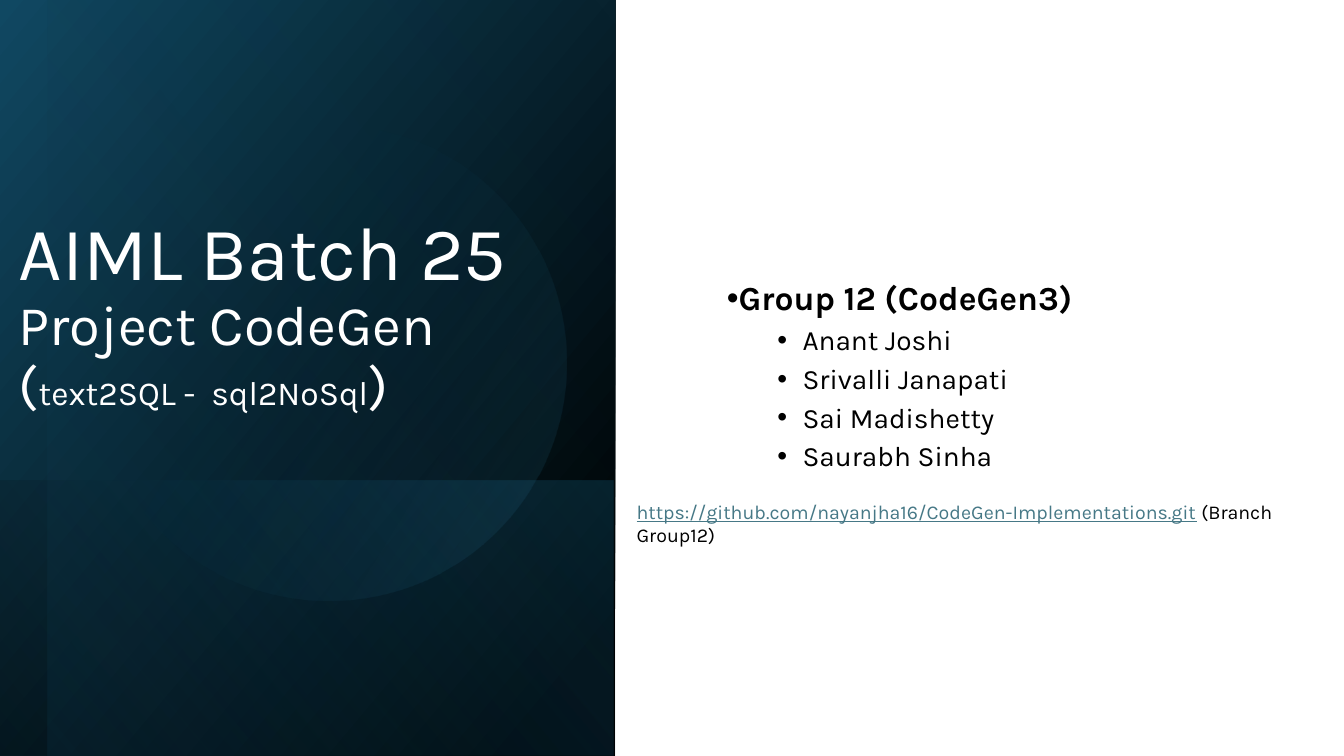
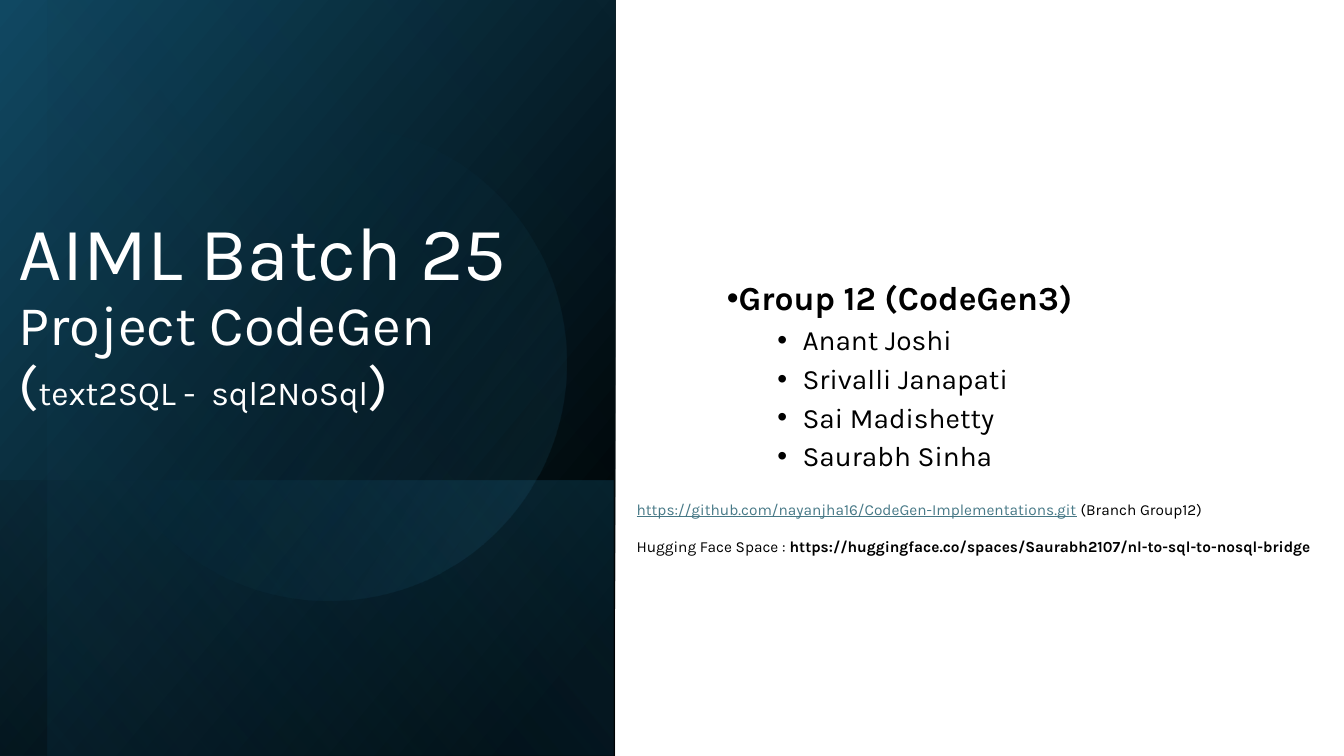
Before and after one commit to nayanjha16/CodeGen-Implementations, a slide deck: slide 1 of Group12_Project_Submission_document_CodeGen.pptx. Drawn at 1344x756 pixels with LibreOffice and Linux fonts; fonts in the diff are those of the drawing. Boxes give left, top, right and bottom in pixels: in the first picture for what was removed or moved away, otherwise in the second. Text is boxed around its words. In the diff, an @@ line names an element or a change of style, - is before the commit and + after.

```diff
--- a/Group12_Project_Submission_document_CodeGen.pptx
+++ b/Group12_Project_Submission_document_CodeGen.pptx
@@ text at (637, 503, 1202, 519): size 14 to 11 pt in "https://github.com/nayanjha16/CodeGen-Implementations.git (B ..." @@
@@ text at (637, 540, 1311, 556): paragraph added @@
+Hugging Face Space : https://huggingface.co/spaces/Saurabh2107/nl-to-sql-to-nosql-bridge
```
Also in this commit, not shown: 2 other slides changed, 2 other files.
